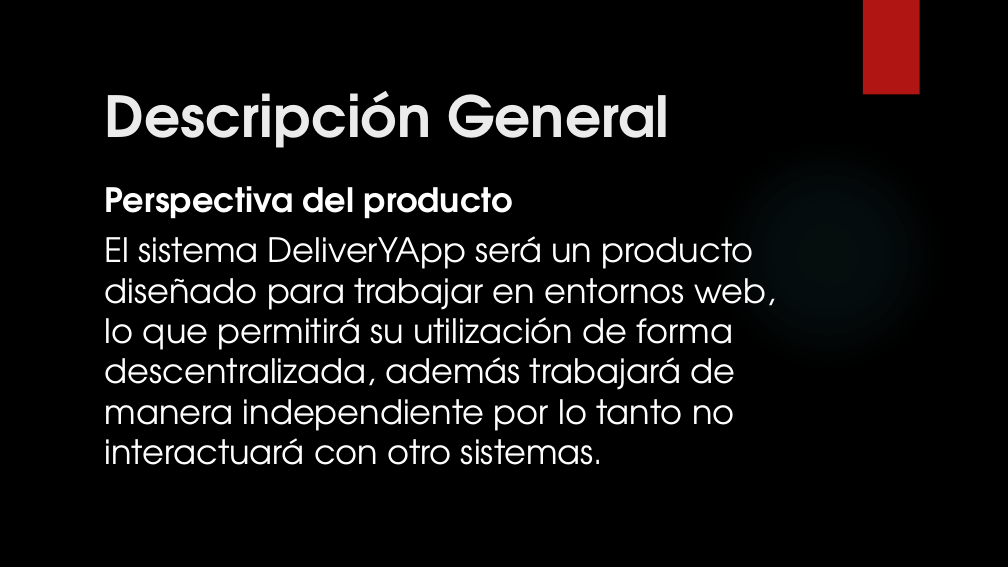
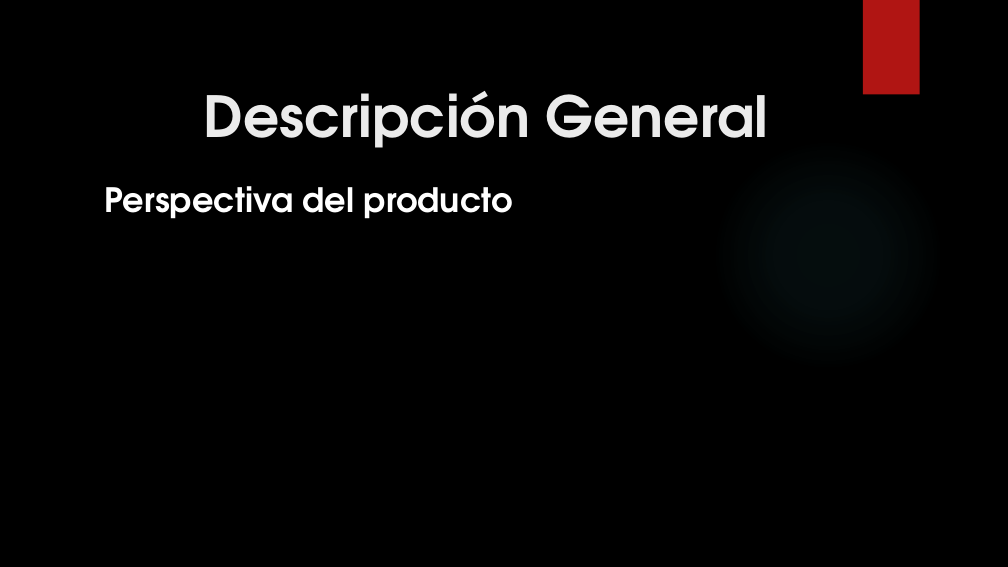
Before and after one commit to francben/proyectoDeliberyApp, a slide deck: slide 6 of Presentacion de Clase.pptx. Drawn at 1008x567 pixels with LibreOffice and Linux fonts; fonts in the diff are those of the drawing; background and template pictures are left out. Boxes give left, top, right and bottom in pixels: in the first picture for what was removed or moved away, otherwise in the second. Text is boxed around its words. In the diff, an @@ line names an element or a change of style, - is before the commit and + after.

```diff
--- a/Presentacion de Clase.pptx
+++ b/Presentacion de Clase.pptx
@@ text "Descripción General" at [203, 91, 768, 148]: alignment left to centre @@
@@ text "Perspectiva del producto" at [105, 186, 513, 219]: alignment left to justified @@
@@ text at [105, 236, 775, 465]: paragraph removed @@
-El sistema DeliverYApp será un producto diseñado para trabajar en entornos web, lo que permitirá su utilización de forma descentralizada, además trabajará de manera independiente por lo tanto no interactuará con otro sistemas.
```
Also in this commit, not shown: 10 other slides changed, 3 slides added, 5 slides removed.
